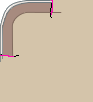
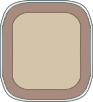
Before/after of a 93px x 102px layered artwork. What changed in the layer stack:
hid "Border" over left=0, top=0, right=62, bottom=62
added layer "Final" above "Visible #1" over left=0, top=0, right=93, bottom=102
hid "Background" over left=0, top=0, right=93, bottom=102
